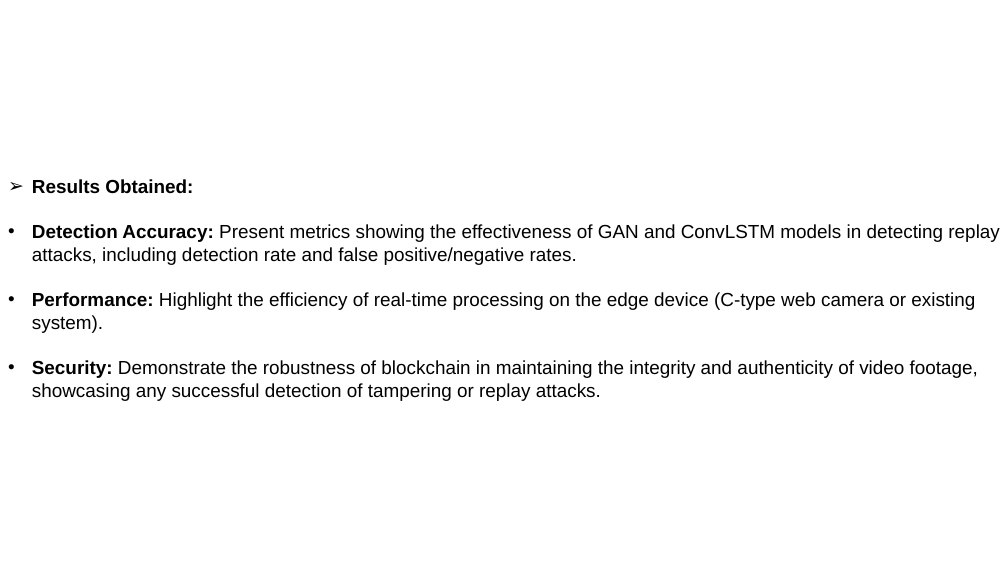
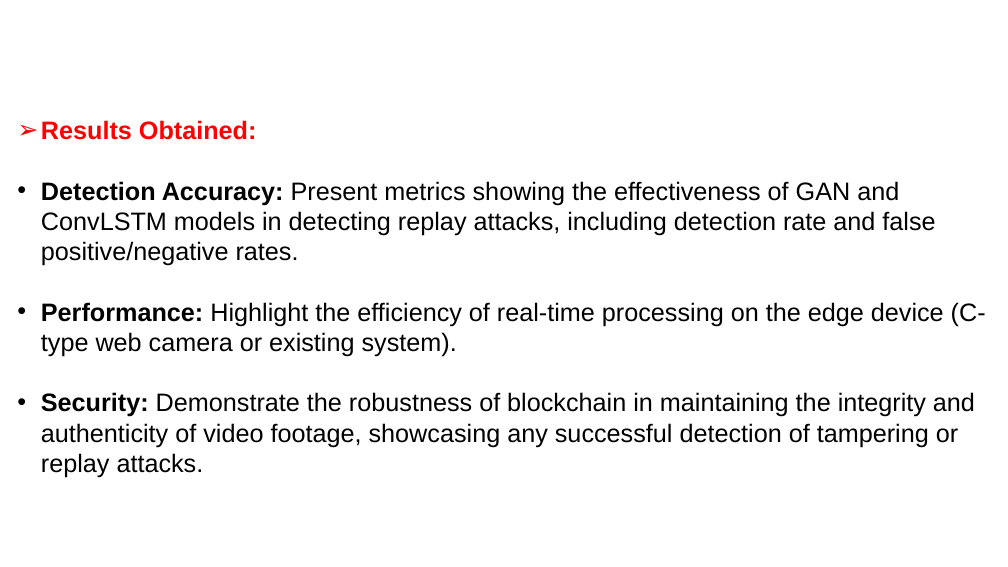
Before and after one commit to SoumyaMishra03/Capstone_Project_team_49, a slide deck: slide 24 of Capstone Project Phase – 2,review 1.pptx (slide 22 before the commit). Drawn at 1008x567 pixels with LibreOffice and Linux fonts; fonts in the diff are those of the drawing; background and template pictures are left out. Boxes give left, top, right and bottom in pixels: in the first picture for what was removed or moved away, otherwise in the second. Text is boxed around its words. In the diff, an @@ line names an element or a change of style, - is before the commit and + after.

```diff
--- a/Capstone Project Phase – 2,review 1.pptx
+++ b/Capstone Project Phase – 2,review 1.pptx
@@ text "Results Obtained:": place and size @@
-text "Results Obtained:" at (32,179,999,401)
+text "Results Obtained:" at (41,120,986,478)
@@ text "Results Obtained:" at (41,120,986,478): size 18 to 24 pt; text colour #000000 to #FF0000 in "Results Obtained:" @@
```
Also in this commit, not shown: 27 other slides changed, 11 slides added, 1 slide removed.
